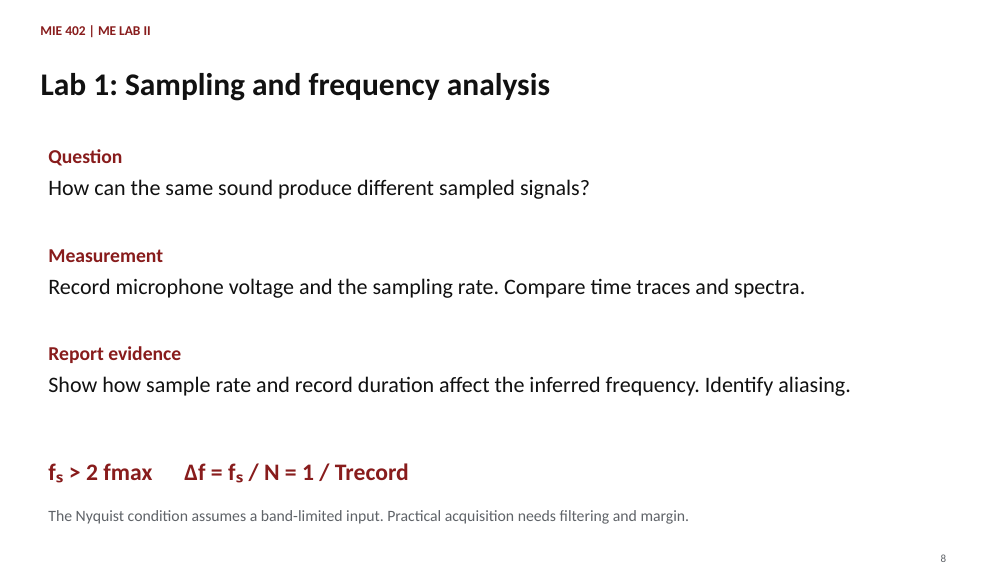
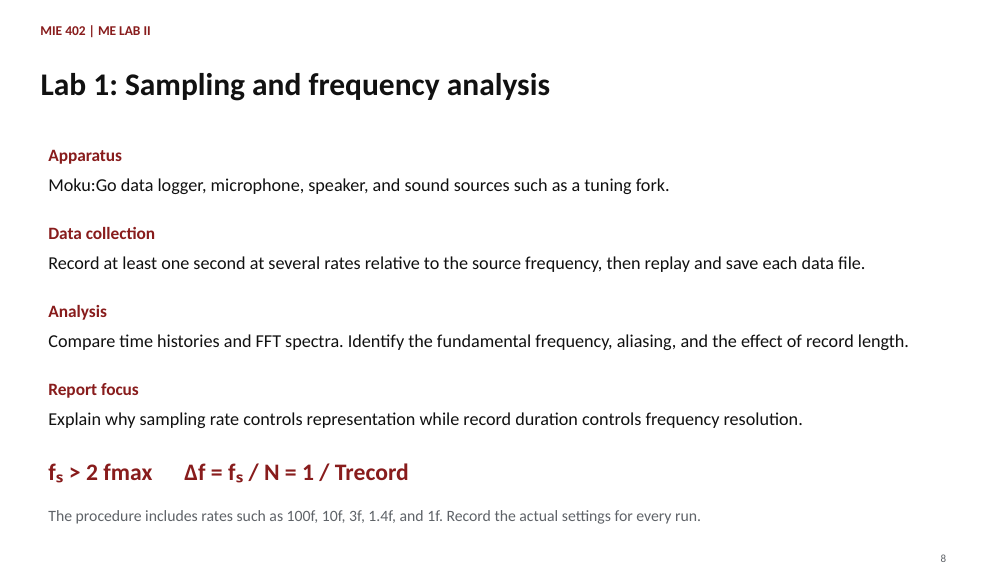
Before and after one commit to Ehsan-Roohi/MIE402-Lab, a slide deck: slide 8 of site/docs/MIE402_Lecture01_Report_Writing_Fall2026_v1.pptx. Drawn at 1008x567 pixels with LibreOffice and Linux fonts; fonts in the diff are those of the drawing. Boxes give left, top, right and bottom in pixels: in the first picture for what was removed or moved away, otherwise in the second. Text is boxed around its words. In the diff, an @@ line names an element or a change of style, - is before the commit and + after.

```diff
--- a/site/docs/MIE402_Lecture01_Report_Writing_Fall2026_v1.pptx
+++ b/site/docs/MIE402_Lecture01_Report_Writing_Fall2026_v1.pptx
@@ text at bbox=[48, 149, 122, 164]: text changed; size 18.8 to 16.5 pt @@
-Question
+Apparatus
@@ text removed at bbox=[48, 179, 590, 199] @@
-How can the same sound produce different sampled signals?
@@ text added at bbox=[48, 178, 670, 194], 17.2 pt, text #111111 @@
+Moku:Go data logger, microphone, speaker, and sound sources such as a tuning fork.
@@ text added at bbox=[48, 227, 155, 239], 16.5 pt, text #881C1C, bold @@
+Data collection
@@ text removed at bbox=[48, 249, 163, 262] @@
-Measurement
@@ text added at bbox=[48, 256, 865, 272], 17.2 pt, text #111111 @@
+Record at least one second at several rates relative to the source frequency, then replay and save each data file.
@@ text removed at bbox=[48, 278, 805, 298] @@
-Record microphone voltage and the sampling rate. Compare time traces and spectra.
@@ text added at bbox=[48, 305, 107, 320], 16.5 pt, text #881C1C, bold @@
+Analysis
@@ text added at bbox=[48, 334, 909, 350], 17.2 pt, text #111111 @@
+Compare time histories and FFT spectra. Identify the fundamental frequency, aliasing, and the effect of record length.
@@ text at bbox=[48, 383, 139, 398]: text changed; size 18.8 to 16.5 pt @@
-Report evidence
+Report focus
@@ text at bbox=[48, 412, 803, 428]: text changed; size 21 to 17.2 pt @@
-Show how sample rate and record duration affect the inferred frequency. Identify aliasing.
+Explain why sampling rate controls representation while record duration controls frequency resolution.
@@ text at bbox=[48, 510, 701, 524]: text changed @@
-The Nyquist condition assumes a band-limited input. Practical acquisition needs filtering and margin.
+The procedure includes rates such as 100f, 10f, 3f, 1.4f, and 1f. Record the actual settings for every run.
```
Also in this commit, not shown: 7 other slides changed, 3 other files.
